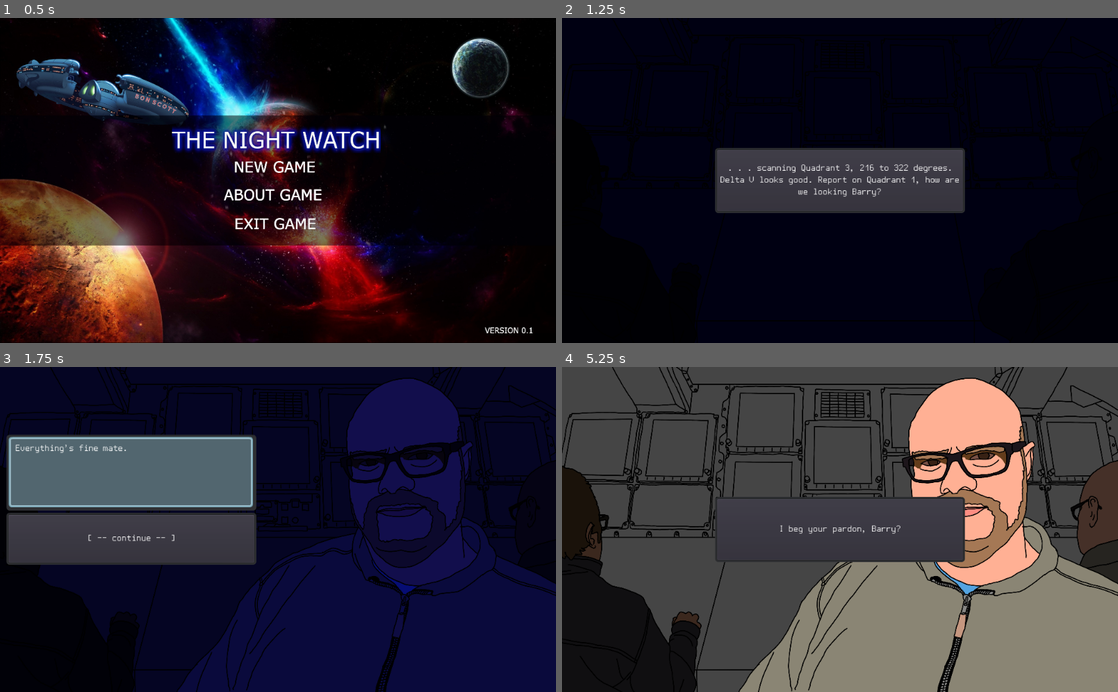
Above: before the commit, frames 1-4 (two rows, left to right).
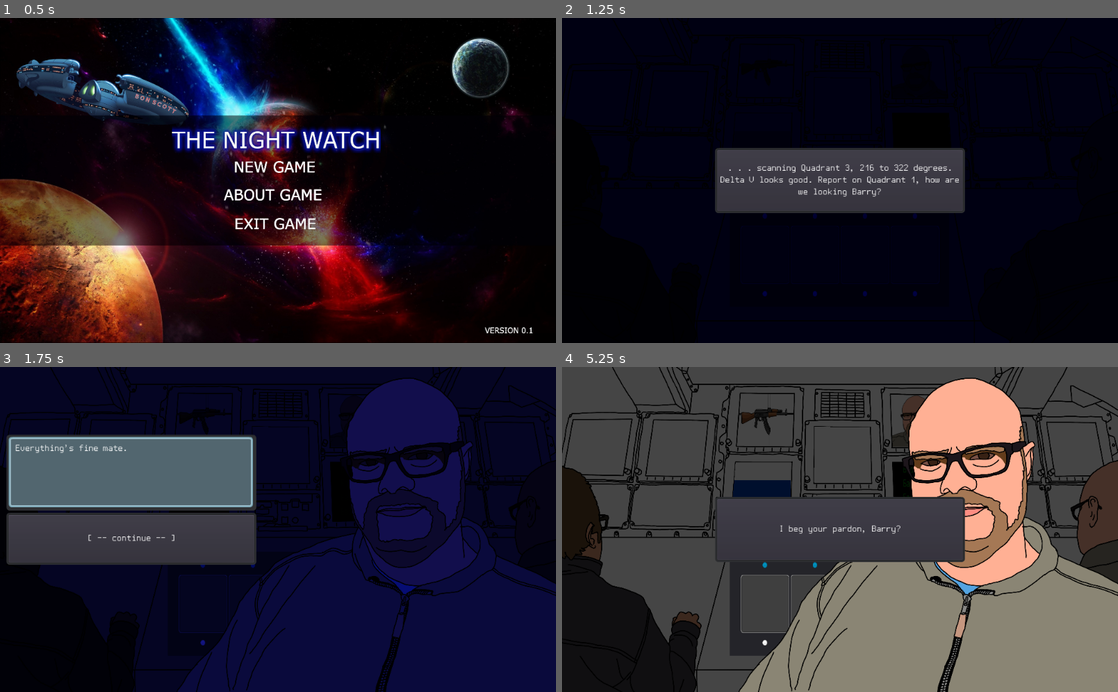
Above: after the commit, the same moments.

Repository: s3775599/BITS-clone
Game: Godot game, scene res://Scenes/Title.tscn
Two runs of this game, one before a commit and one after it. Both use one fixed random seed, a clock stepped at 60 frames per second and the inputs below. The engine's default icon, where the game draws it, is replaced by a stand-in: a white triangle on a blue panel in a dark square.
Inputs (mouse positions are in pixels of both pictures, inside the frame that each line leads up to):
- Up to frame 1 (0.5 s): no input
- Up to frame 2 (1.25 s): tap Enter at 0.5 s; move the mouse to (834, 167) at 0.52 s; click (834, 167) at 0.67 s
- Up to frame 3 (1.75 s): click ". . . scanning Quadrant 3, 21…" at 1.25 s
- Up to frame 4 (5.25 s): click (762, 604) at 2.02 s; click (812, 604) at 2.77 s; click (862, 604) at 3.52 s; click (912, 604) at 4.27 s; click "[ -- continue -- ]" at 5 s

Frame 1 is identical in both runs. In frame 2, less than 0.1% of the frame differs, in the area x 36-64%, y 60-86%; in frame 3, 0.9%; in frame 4, 3.2%, in the area x 30-66%, y 8-89%.

Commit message:
Console MiniGame v0.2
the game is now functional.
after the intro click on buttons to generate different codes... if the middle screen goes RED, not right. if it goes GREEN, you got a combo right and a image will disappear from one of the console monitors.

Diff:
--- a/NightwatchDialogueSystem/Scenes/Console.gd
+++ b/NightwatchDialogueSystem/Scenes/Console.gd
@@ -8,33 +8,41 @@
 var code_array = []
 var current_code = []
 
+signal found
+signal not_found
+
 func _ready():
 	toggle_lights()
 	print("codes: " + String(generate_console_codes()))
+	check_match()
 
 
-func _input(event):
-	if Input.is_action_just_pressed("ui_down"):
-		print("current code: " + String(current_code))
+#func _input(event):
+#	if Input.is_action_just_pressed("ui_down"):
+#		print("current code: " + String(current_code))
 
 func _process(delta):
-	check_match()
+	pass
 
 func _on_One_pressed():
 	one = not one
 	toggle_lights()
+	check_match()
 
 func _on_Two_pressed():
 	two = not two
 	toggle_lights()
+	check_match()
 
 func _on_Three_pressed():
 	three = not three
 	toggle_lights()
+	check_match()
 
 func _on_Four_pressed():
 	four = not four
 	toggle_lights()
+	check_match()
 
 
 func generate_combination():
@@ -107,6 +115,9 @@
 	for code in code_array:
 		if current_code == code:
 			print("found a code: " + String(code))
+			emit_signal("found")
 			code_index = code_array.find(code)
 			code_array.remove(code_index)
 			print("codes: " + String(code_array))
+		else:
+			emit_signal("not_found")
--- a/NightwatchDialogueSystem/Scenes/Console.tscn
+++ b/NightwatchDialogueSystem/Scenes/Console.tscn
@@ -1,11 +1,13 @@
-[gd_scene load_steps=7 format=2]
+[gd_scene load_steps=9 format=2]
 
 [ext_resource path="res://Scenes/Console.gd" type="Script" id=1]
 [ext_resource path="res://GFX/dotWhite.png" type="Texture" id=2]
-[ext_resource path="res://Scenes/ConsoleButton1.gd" type="Script" id=3]
-[ext_resource path="res://Scripts/ConsoleButton2.gd" type="Script" id=4]
-[ext_resource path="res://Scripts/ConsoleButton3.gd" type="Script" id=5]
-[ext_resource path="res://Scripts/ConsoleButton4.gd" type="Script" id=6]
+[ext_resource path="res://GFX/button_notPressed.png" type="Texture" id=3]
+[ext_resource path="res://GFX/button_pressed.png" type="Texture" id=4]
+[ext_resource path="res://Scenes/ConsoleButton1.gd" type="Script" id=5]
+[ext_resource path="res://Scripts/ConsoleButton2.gd" type="Script" id=6]
+[ext_resource path="res://Scripts/ConsoleButton3.gd" type="Script" id=7]
+[ext_resource path="res://Scripts/ConsoleButton4.gd" type="Script" id=8]
 
 [node name="Console" type="Control"]
 anchor_right = 1.0
@@ -15,116 +17,133 @@
 script = ExtResource( 1 )
 
 [node name="Panel" type="Panel" parent="."]
-margin_right = 320.0
-margin_bottom = 200.0
+margin_right = 1024.0
+margin_bottom = 400.0
 
 [node name="GridContainer" type="GridContainer" parent="Panel"]
 anchor_right = 1.0
 anchor_bottom = 1.0
+margin_left = 48.0
+margin_top = 20.0
+margin_right = 60.0
+margin_bottom = 20.0
+rect_scale = Vector2( 0.9, 0.9 )
 columns = 4
 
 [node name="OneOn" type="TextureRect" parent="Panel/GridContainer"]
-margin_right = 77.0
-margin_bottom = 64.0
+margin_right = 256.0
+margin_bottom = 68.0
 size_flags_horizontal = 3
 size_flags_vertical = 3
 texture = ExtResource( 2 )
 stretch_mode = 4
 
 [node name="TwoOn" type="TextureRect" parent="Panel/GridContainer"]
-margin_left = 81.0
-margin_right = 158.0
-margin_bottom = 64.0
+margin_left = 260.0
+margin_right = 516.0
+margin_bottom = 68.0
 size_flags_horizontal = 3
 size_flags_vertical = 3
 texture = ExtResource( 2 )
 stretch_mode = 4
 
 [node name="ThreeOn" type="TextureRect" parent="Panel/GridContainer"]
-margin_left = 162.0
-margin_right = 239.0
-margin_bottom = 64.0
+margin_left = 520.0
+margin_right = 776.0
+margin_bottom = 68.0
 size_flags_horizontal = 3
 size_flags_vertical = 3
 texture = ExtResource( 2 )
 stretch_mode = 4
 
 [node name="FourOn" type="TextureRect" parent="Panel/GridContainer"]
-margin_left = 243.0
-margin_right = 320.0
-margin_bottom = 64.0
+margin_left = 780.0
+margin_right = 1036.0
+margin_bottom = 68.0
 size_flags_horizontal = 3
 size_flags_vertical = 3
 texture = ExtResource( 2 )
 stretch_mode = 4
 
-[node name="ConsoleButton1" type="Button" parent="Panel/GridContainer"]
-margin_top = 68.0
-margin_right = 77.0
-margin_bottom = 132.0
+[node name="ConsoleButton1" type="TextureButton" parent="Panel/GridContainer"]
+margin_top = 72.0
+margin_right = 256.0
+margin_bottom = 328.0
 focus_mode = 0
 mouse_filter = 1
 size_flags_horizontal = 3
 size_flags_vertical = 3
-script = ExtResource( 3 )
+toggle_mode = true
+texture_normal = ExtResource( 3 )
+texture_pressed = ExtResource( 4 )
+script = ExtResource( 5 )
 
-[node name="ConsoleButton2" type="Button" parent="Panel/GridContainer"]
-margin_left = 81.0
-margin_top = 68.0
-margin_right = 158.0
-margin_bottom = 132.0
+[node name="ConsoleButton2" type="TextureButton" parent="Panel/GridContainer"]
+margin_left = 260.0
+margin_top = 72.0
+margin_right = 516.0
+margin_bottom = 328.0
 focus_mode = 0
 mouse_filter = 1
 size_flags_horizontal = 3
 size_flags_vertical = 3
-script = ExtResource( 4 )
+toggle_mode = true
+texture_normal = ExtResource( 3 )
+texture_pressed = ExtResource( 4 )
+script = ExtResource( 6 )
 
-[node name="ConsoleButton3" type="Button" parent="Panel/GridContainer"]
-margin_left = 162.0
-margin_top = 68.0
-margin_right = 239.0
-margin_bottom = 132.0
+[node name="ConsoleButton3" type="TextureButton" parent="Panel/GridContainer"]
+margin_left = 520.0
+margin_top = 72.0
+margin_right = 776.0
+margin_bottom = 328.0
 focus_mode = 0
 mouse_filter = 1
 size_flags_horizontal = 3
 size_flags_vertical = 3
-script = ExtResource( 5 )
+toggle_mode = true
+texture_normal = ExtResource( 3 )
+texture_pressed = ExtResource( 4 )
+script = ExtResource( 7 )
 
-[node name="ConsoleButton4" type="Button" parent="Panel/GridContainer"]
-margin_left = 243.0
-margin_top = 68.0
-margin_right = 320.0
-margin_bottom = 132.0
+[node name="ConsoleButton4" type="TextureButton" parent="Panel/GridContainer"]
+margin_left = 780.0
+margin_top = 72.0
+margin_right = 1036.0
+margin_bottom = 328.0
 focus_mode = 0
 mouse_filter = 1
 size_flags_horizontal = 3
 size_flags_vertical = 3
-script = ExtResource( 6 )
+toggle_mode = true
+texture_normal = ExtResource( 3 )
+texture_pressed = ExtResource( 4 )
+script = ExtResource( 8 )
 
 [node name="OneOff" type="TextureRect" parent="Panel/GridContainer"]
-margin_top = 136.0
-margin_right = 77.0
-margin_bottom = 200.0
+margin_top = 332.0
+margin_right = 256.0
+margin_bottom = 400.0
 size_flags_horizontal = 3
 size_flags_vertical = 3
 texture = ExtResource( 2 )
 stretch_mode = 4
 
 [node name="TwoOff" type="TextureRect" parent="Panel/GridContainer"]
-margin_left = 81.0
-margin_top = 136.0
-margin_right = 158.0
-margin_bottom = 200.0
+margin_left = 260.0
+margin_top = 332.0
+margin_right = 516.0
+margin_bottom = 400.0
 size_flags_horizontal = 3
 size_flags_vertical = 3
 texture = ExtResource( 2 )
 stretch_mode = 4
 
 [node name="ThreeOff" type="TextureRect" parent="Panel/GridContainer"]
-margin_left = 162.0
-margin_top = 136.0
-margin_right = 239.0
-margin_bottom = 200.0
+margin_left = 520.0
+margin_top = 332.0
+margin_right = 776.0
+margin_bottom = 400.0
 size_flags_horizontal = 3
 size_flags_vertical = 3
 texture = ExtResource( 2 )
@@ -132,10 +151,10 @@
 stretch_mode = 4
 
 [node name="FourOff" type="TextureRect" parent="Panel/GridContainer"]
-margin_left = 243.0
-margin_top = 136.0
-margin_right = 320.0
-margin_bottom = 200.0
+margin_left = 780.0
+margin_top = 332.0
+margin_right = 1036.0
+margin_bottom = 400.0
 size_flags_horizontal = 3
 size_flags_vertical = 3
 texture = ExtResource( 2 )
--- a/NightwatchDialogueSystem/Scenes/ConsoleButton1.gd
+++ b/NightwatchDialogueSystem/Scenes/ConsoleButton1.gd
@@ -1,3 +1,3 @@
-extends Button
+extends TextureButton
 
 var id = 1
--- a/NightwatchDialogueSystem/Scenes/Main.tscn
+++ b/NightwatchDialogueSystem/Scenes/Main.tscn
@@ -1,19 +1,24 @@
-[gd_scene load_steps=17 format=2]
+[gd_scene load_steps=22 format=2]
 
 [ext_resource path="res://Scripts/Main.gd" type="Script" id=1]
 [ext_resource path="res://GFX/console.png" type="Texture" id=2]
 [ext_resource path="res://Scenes/JohnConsole.tscn" type="PackedScene" id=3]
 [ext_resource path="res://Scenes/BarryConsole.tscn" type="PackedScene" id=4]
-[ext_resource path="res://Scenes/BarryClose.tscn" type="PackedScene" id=5]
-[ext_resource path="res://Scenes/JohnClose.tscn" type="PackedScene" id=6]
-[ext_resource path="res://Scenes/BarryPopup.tscn" type="PackedScene" id=7]
-[ext_resource path="res://Scenes/JohnPopup.tscn" type="PackedScene" id=8]
-[ext_resource path="res://Scenes/PlayerPopup.tscn" type="PackedScene" id=9]
-[ext_resource path="res://Scenes/IntroDialogue.tscn" type="PackedScene" id=10]
-[ext_resource path="res://Scenes/BarryDialogue.tscn" type="PackedScene" id=11]
-[ext_resource path="res://Scenes/JohnDialogue.tscn" type="PackedScene" id=12]
-[ext_resource path="res://Scenes/ConsoleMiniGame.tscn" type="PackedScene" id=13]
-[ext_resource path="res://Scenes/CombinationGenerator.tscn" type="PackedScene" id=14]
+[ext_resource path="res://GFX/russianText.png" type="Texture" id=5]
+[ext_resource path="res://GFX/ak-47.png" type="Texture" id=6]
+[ext_resource path="res://GFX/russianFlag.png" type="Texture" id=7]
+[ext_resource path="res://GFX/small_barry.png" type="Texture" id=8]
+[ext_resource path="res://Scenes/Console.tscn" type="PackedScene" id=9]
+[ext_resource path="res://Scenes/BarryClose.tscn" type="PackedScene" id=10]
+[ext_resource path="res://Scenes/JohnClose.tscn" type="PackedScene" id=11]
+[ext_resource path="res://Scenes/BarryPopup.tscn" type="PackedScene" id=12]
+[ext_resource path="res://Scenes/JohnPopup.tscn" type="PackedScene" id=13]
+[ext_resource path="res://Scenes/PlayerPopup.tscn" type="PackedScene" id=14]
+[ext_resource path="res://Scenes/IntroDialogue.tscn" type="PackedScene" id=15]
+[ext_resource path="res://Scenes/BarryDialogue.tscn" type="PackedScene" id=16]
+[ext_resource path="res://Scenes/JohnDialogue.tscn" type="PackedScene" id=17]
+[ext_resource path="res://Scenes/ConsoleMiniGame.tscn" type="PackedScene" id=18]
+[ext_resource path="res://Scenes/CombinationGenerator.tscn" type="PackedScene" id=19]
 
 [sub_resource type="RectangleShape2D" id=1]
 extents = Vector2( 513.672, 299.894 )
@@ -54,45 +59,92 @@
 
 [node name="BarryConsole" parent="BackgroundArea" instance=ExtResource( 4 )]
 
-[node name="BarryClose" parent="BackgroundArea" instance=ExtResource( 5 )]
+[node name="Images" type="Node2D" parent="BackgroundArea"]
+position = Vector2( -0.399715, -0.332535 )
+z_as_relative = false
 
-[node name="JohnClose" parent="BackgroundArea" instance=ExtResource( 6 )]
+[node name="RussianText" type="Polygon2D" parent="BackgroundArea/Images"]
+position = Vector2( 609.418, 176.177 )
+texture = ExtResource( 5 )
+texture_scale = Vector2( 5, 3 )
+polygon = PoolVector2Array( -1.24127, -0.585846, 3.05151, 108.665, 109.298, 106.09, 101.141, 0.0580597 )
+
+[node name="AK47" type="Polygon2D" parent="BackgroundArea/Images"]
+position = Vector2( 329.643, 49.5638 )
+rotation = 0.00046379
+texture = ExtResource( 6 )
+texture_offset = Vector2( 0, -25 )
+texture_scale = Vector2( 6, 3 )
+polygon = PoolVector2Array( -1.24127, -0.585846, -7.80945, 95.0813, 93.9093, 95.8718, 97.3351, 0.214005 )
+
+[node name="RussianFlag" type="Polygon2D" parent="BackgroundArea/Images"]
+modulate = Color( 0.921569, 0.882353, 0.882353, 1 )
+position = Vector2( 320.571, 176.459 )
+texture = ExtResource( 7 )
+texture_scale = Vector2( 5, 1.75 )
+polygon = PoolVector2Array( -0.840729, -0.550095, -9.47708, 106.74, 98.9754, 106.906, 101.633, -0.0518494 )
+
+[node name="Barry" type="Polygon2D" parent="BackgroundArea/Images"]
+position = Vector2( 605.188, 50.2625 )
+texture = ExtResource( 8 )
+texture_offset = Vector2( -5, 1 )
+texture_scale = Vector2( 1.5, 1.5 )
+polygon = PoolVector2Array( 0.286072, 0.433083, 3.61694, 97.2308, 103.765, 96.456, 95.6312, 2.01464 )
+
+[node name="MiddleScreen" type="Polygon2D" parent="BackgroundArea/Images"]
+modulate = Color( 0, 0, 0, 1 )
+position = Vector2( 465.909, 110.595 )
+scale = Vector2( 1.00478, 1.00486 )
+polygon = PoolVector2Array( -0.454865, -0.414879, -1.74899, 102.146, 102.701, 102.518, 100.377, 0.710739 )
+
+[node name="Console" parent="BackgroundArea" instance=ExtResource( 9 )]
+margin_left = 308.798
+margin_top = 341.431
+margin_right = 308.798
+margin_bottom = 341.431
+rect_scale = Vector2( 0.393725, 0.479872 )
+
+[node name="BarryClose" parent="BackgroundArea" instance=ExtResource( 10 )]
+
+[node name="JohnClose" parent="BackgroundArea" instance=ExtResource( 11 )]
 
 [node name="Popups" type="Control" parent="."]
 margin_right = 40.0
 margin_bottom = 40.0
 
-[node name="BarryPopup" parent="Popups" instance=ExtResource( 7 )]
+[node name="BarryPopup" parent="Popups" instance=ExtResource( 12 )]
 visible = false
 
-[node name="JohnPopup" parent="Popups" instance=ExtResource( 8 )]
+[node name="JohnPopup" parent="Popups" instance=ExtResource( 13 )]
 visible = false
 
-[node name="PlayerPopup" parent="Popups" instance=ExtResource( 9 )]
+[node name="PlayerPopup" parent="Popups" instance=ExtResource( 14 )]
 visible = false
 
 [node name="Dialogues" type="Node" parent="."]
 editor/display_folded = true
 
-[node name="IntroDialogue" parent="Dialogues" instance=ExtResource( 10 )]
+[node name="IntroDialogue" parent="Dialogues" instance=ExtResource( 15 )]
 
-[node name="BarryDialogue" parent="Dialogues" instance=ExtResource( 11 )]
+[node name="BarryDialogue" parent="Dialogues" instance=ExtResource( 16 )]
 
-[node name="JohnDialogue" parent="Dialogues" instance=ExtResource( 12 )]
+[node name="JohnDialogue" parent="Dialogues" instance=ExtResource( 17 )]
 
 [node name="AnimationPlayer" type="AnimationPlayer" parent="."]
 anims/FadeIn = SubResource( 2 )
 
-[node name="ConsoleMiniGame" parent="." instance=ExtResource( 13 )]
+[node name="ConsoleMiniGame" parent="." instance=ExtResource( 18 )]
 visible = false
 
-[node name="CombinationGenerator" parent="." instance=ExtResource( 14 )]
+[node name="CombinationGenerator" parent="." instance=ExtResource( 19 )]
 [connection signal="input_event" from="BackgroundArea/JohnConsole" to="." method="_on_JohnConsole_input_event"]
 [connection signal="mouse_entered" from="BackgroundArea/JohnConsole" to="." method="_on_JohnConsole_mouse_entered"]
 [connection signal="mouse_exited" from="BackgroundArea/JohnConsole" to="." method="_on_JohnConsole_mouse_exited"]
 [connection signal="input_event" from="BackgroundArea/BarryConsole" to="." method="_on_BarryConsole_input_event"]
 [connection signal="mouse_entered" from="BackgroundArea/BarryConsole" to="." method="_on_BarryConsole_mouse_entered"]
 [connection signal="mouse_exited" from="BackgroundArea/BarryConsole" to="." method="_on_BarryConsole_mouse_exited"]
+[connection signal="found" from="BackgroundArea/Console" to="." method="_on_Console_found"]
+[connection signal="not_found" from="BackgroundArea/Console" to="." method="_on_Console_not_found"]
 [connection signal="button_id" from="Popups/BarryPopup" to="." method="_on_BarryPopup_button_id"]
 [connection signal="button_id" from="Popups/JohnPopup" to="." method="_on_JohnPopup_button_id"]
 [connection signal="button_id" from="Popups/PlayerPopup" to="." method="_on_PlayerPopup_button_id"]
--- a/NightwatchDialogueSystem/Scripts/ConsoleButton2.gd
+++ b/NightwatchDialogueSystem/Scripts/ConsoleButton2.gd
@@ -1,3 +1,3 @@
-extends Button
+extends TextureButton
 
 var id = 1
--- a/NightwatchDialogueSystem/Scripts/ConsoleButton3.gd
+++ b/NightwatchDialogueSystem/Scripts/ConsoleButton3.gd
@@ -1,3 +1,3 @@
-extends Button
+extends TextureButton
 
 var id = 1
--- a/NightwatchDialogueSystem/Scripts/ConsoleButton4.gd
+++ b/NightwatchDialogueSystem/Scripts/ConsoleButton4.gd
@@ -1,3 +1,3 @@
-extends Button
+extends TextureButton
 
 var id = 1
--- a/NightwatchDialogueSystem/Scripts/Main.gd
+++ b/NightwatchDialogueSystem/Scripts/Main.gd
@@ -7,19 +7,25 @@
 var john_close = false
 var barry_close = false
 var player_close = false
+
+#vars for console puzzle
 var code_array = []
+onready var russian_text = get_node("BackgroundArea/Images/RussianText")
+onready var russian_flag = get_node("BackgroundArea/Images/RussianFlag")
+onready var ak47 = get_node("BackgroundArea/Images/AK47")
+onready var barryImage = get_node("BackgroundArea/Images/Barry")
+onready var images = [russian_text,russian_flag,ak47,barryImage]
 
 # Godot's way of storing a Node as a variable
 onready var intro_dialogue = get_node("Dialogues/IntroDialogue")
 onready var john_dialogue = get_node("Dialogues/JohnDialogue")
 onready var barry_dialogue = get_node("Dialogues/BarryDialogue")
+onready var console = get_node("BackgroundArea/Console")
 
 
 func _ready():
-	#$BackgroundArea/Images.visible = false
 	$AnimationPlayer.play('FadeIn')
 	intro()
-	print(generate_console_codes())
 
 
 # This function updates every frame
@@ -29,47 +35,22 @@
 		darken_background()
 		can_click = false
 
-
-func generate_console_codes():
-	var code
-	for i in range(4):
-		code = $CombinationGenerator.generate_combination()
-		if code != [0, 0, 0, 0]:
-			for c in code_array:
-				if c == code:
-					code = $CombinationGenerator.generate_combination()
-			code_array.append(code)
-		else:
-			i += 1
-	return code_array
-
-
-#func generate_console_codes():
-#	var code
-#	var code_array = []
-#	for i in range(4):
-#		code = $CombinationGenerator.generate_combination()
-#		if code == [0, 0, 0, 0]:
-#			code = $CombinationGenerator.generate_combination()
-#		else:
-#			code_array.append(code)
-#	return code_array
+	# End Game condition
+	if len(console.code_array) == 0:
+		print("GAME COMPLETE..... START OUTRO!!!")
 
 
 # Checks all input signals
 func _input(event):
 	# Quits from the current dialogue
 	if Input.is_action_just_pressed("ui_cancel"):
-#		if $BackgroundArea/Images.visible == false:
-#			$BackgroundArea/Images.visible = true
+		if $BackgroundArea/Images.visible == false:
+			$BackgroundArea/Images.visible = true
 		$BackgroundArea/BackgroundSprite.set_modulate(Color('ffffff'))
 		close_dialogues()
 	# Manually starts the intro dialogue (for testing purposes)
 	if Input.is_action_just_pressed("ui_down"):
 		intro()
-	if Input.is_action_pressed("ui_left"):
-		$ConsoleMiniGame.visible = not $ConsoleMiniGame.visible
-
 
 # Mouseover signal on Barry at the console
 func _on_BarryConsole_mouse_entered():
@@ -84,7 +65,6 @@
 	$BackgroundArea/BarryConsole/BarryConsoleSprite.set_modulate(Color(1, 1, 1))
 	can_click = true
 
-
 # Mouseover signal on John at the console
 func _on_JohnConsole_mouse_entered():
 	if not john_close:
@@ -92,12 +72,10 @@
 	else:
 		can_click = false
 
-
 # Mouseoff signal on John at the console
 func _on_JohnConsole_mouse_exited():
 	$BackgroundArea/JohnConsole/JohnConsoleSprite.set_modulate(Color(1, 1, 1))
 	can_click = true
-
 
 # Mouse click signals on John at the console
 func _on_JohnConsole_input_event(viewport, event, shape_idx):
@@ -107,7 +85,6 @@
 		show_john()
 		$Popups/JohnPopup.set_text(john_dialogue.john_dialogues("1"))
 
-
 # Mouse click signals on John at the console
 func _on_BarryConsole_input_event(viewport, event, shape_idx):
 	if Input.is_mouse_button_pressed(BUTTON_LEFT) and can_click == true:
@@ -116,7 +93,6 @@
 		show_barry()
 		$Popups/BarryPopup.set_text(barry_dialogue.barry_dialogues("1"))
 
-
 # Collects id of pressed button from Barry dialogue
 func _on_BarryPopup_button_id(button_id):
 	print("button_id = ", button_id)
@@ -128,7 +104,6 @@
 		var next_dialogue = barry_dialogue.barry_dialogues(button_id)
 		$Popups/BarryPopup.set_text(next_dialogue)
 
-
 # Collects id of pressed button from John dialogue
 func _on_JohnPopup_button_id(button_id):
 	print("button_id = ", button_id)
@@ -139,7 +114,6 @@
 	else:
 		var next_dialogue = john_dialogue.john_dialogues(button_id)
 		$Popups/JohnPopup.set_text(next_dialogue)
-
 
 # Collects id of pressed button from Player dialogue
 func _on_PlayerPopup_button_id(button_id):
@@ -153,13 +127,11 @@
 		# Calls the next line of dialogue
 		intro_dialogue.intro_sequence(button_id)
 
-
 # Initiates the Intro dialogue
 func intro():
 	show_player()
 	# Calls the first Intro dialogue lines from the intro_dialogue script
 	$Popups/PlayerPopup.set_text(intro_dialogue.intro_dialogues("i1"))
-
 
 # Closes all currently running dialogues
 func close_dialogues():
@@ -171,26 +143,27 @@
 		hide_barry()
 	normalise_background()
 
-
 # Makes the background dark (for when a dialogue is running)
 func darken_background():
 	$BackgroundArea/BackgroundSprite.set_modulate(Color('464646'))
 	$BackgroundArea/BarryConsole/BarryConsoleSprite.set_modulate(Color('464646'))
 	$BackgroundArea/JohnConsole/JohnConsoleSprite.set_modulate(Color('464646'))
-#	$BackgroundArea/Images/AK47.set_modulate(Color('464646'))
-#	$BackgroundArea/Images/RussianFlag.set_modulate(Color('464646'))
-#	$BackgroundArea/Images/RussianText.set_modulate(Color('464646'))
-
+	$BackgroundArea/Images/AK47.set_modulate(Color('464646'))
+	$BackgroundArea/Images/RussianFlag.set_modulate(Color('464646'))
+	$BackgroundArea/Images/RussianText.set_modulate(Color('464646'))
+	$BackgroundArea/Images/Barry.set_modulate(Color('464646'))
+	$BackgroundArea/Images/MiddleScreen.set_modulate(Color('464646'))
 
 # Restores the darkened background
 func normalise_background():
 	$BackgroundArea/BackgroundSprite.set_modulate(Color(1,1,1))
 	$BackgroundArea/BarryConsole/BarryConsoleSprite.set_modulate(Color(1,1,1))
 	$BackgroundArea/JohnConsole/JohnConsoleSprite.set_modulate(Color(1,1,1))
-#	$BackgroundArea/Images/AK47.set_modulate(Color(1,1,1))
-#	$BackgroundArea/Images/RussianFlag.set_modulate(Color(1,1,1))
-#	$BackgroundArea/Images/RussianText.set_modulate(Color(1,1,1))
-
+	$BackgroundArea/Images/AK47.set_modulate(Color(1,1,1))
+	$BackgroundArea/Images/RussianFlag.set_modulate(Color(1,1,1))
+	$BackgroundArea/Images/RussianText.set_modulate(Color(1,1,1))
+	$BackgroundArea/Images/Barry.set_modulate(Color(1,1,1))
+	$BackgroundArea/Images/MiddleScreen.set_modulate(Color(1,1,1))
 
 # Shows Barry's close-up and dialogue box
 func show_barry():
@@ -199,7 +172,6 @@
 	can_click = false
 	$Popups/BarryPopup.show()
 
-
 # Shows John's close-up and dialogue box
 func show_john():
 	$BackgroundArea/JohnClose/AnimationPlayer.play('JohnCloseSlideIn')
@@ -207,14 +179,12 @@
 	can_click = false
 	$Popups/JohnPopup.show()
 
-
 # Shows player dialogue box
 func show_player():
 	player_close = true
 	can_click = false
 	$Popups/PlayerPopup.show()
 
-
 # Hides Barry's close-up and dialogue box
 func hide_barry():
 	$Popups/BarryPopup.hide()
@@ -222,7 +192,6 @@
 	barry_close = false
 	can_click = true
 
-
 # Hides John's close-up and dialogue box
 func hide_john():
 	$Popups/JohnPopup.hide()
@@ -230,9 +199,21 @@
 	john_close = false
 	can_click = true
 
-
 # Hides Player's dialogue box
 func hide_player():
 	$Popups/PlayerPopup.hide()
 	player_close = false
 	can_click = true
+
+# Link to signal sent from Console.gd if a match is found
+func _on_Console_found():
+	$BackgroundArea/Images/MiddleScreen.set_modulate(Color('61a735'))
+	get_rand_image().visible = false
+
+func get_rand_image():
+	for x in len(images):
+		if images[x].visible:
+			return images[x]
+
+func _on_Console_not_found():
+	$BackgroundArea/Images/MiddleScreen.set_modulate(Color('b42727'))
Binary file added: NightwatchDialogueSystem/GFX/button_notPressed.png
Not shown, added: NightwatchDialogueSystem/GFX/button_notPressed.png.import
Binary file added: NightwatchDialogueSystem/GFX/button_pressed.png
Not shown, added: NightwatchDialogueSystem/GFX/button_pressed.png.import
